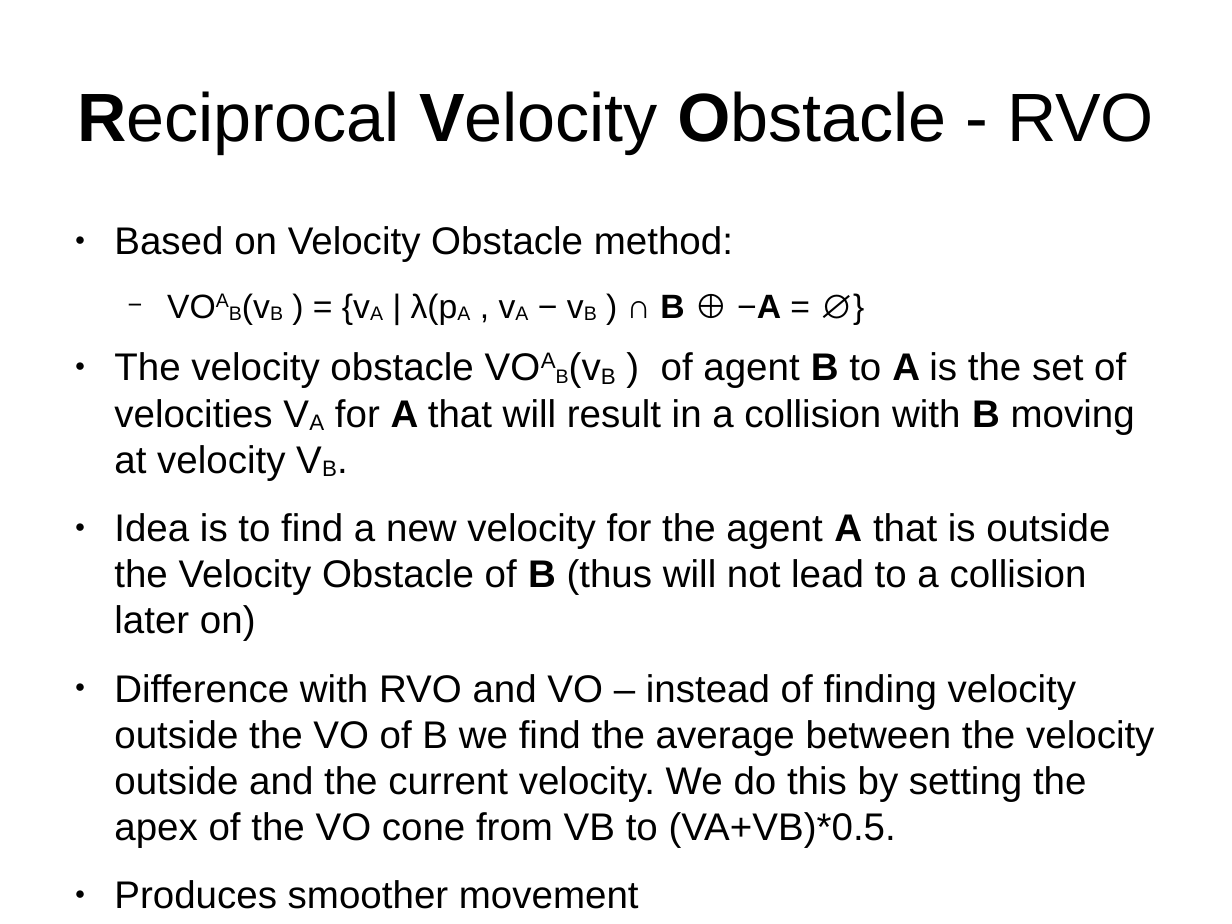
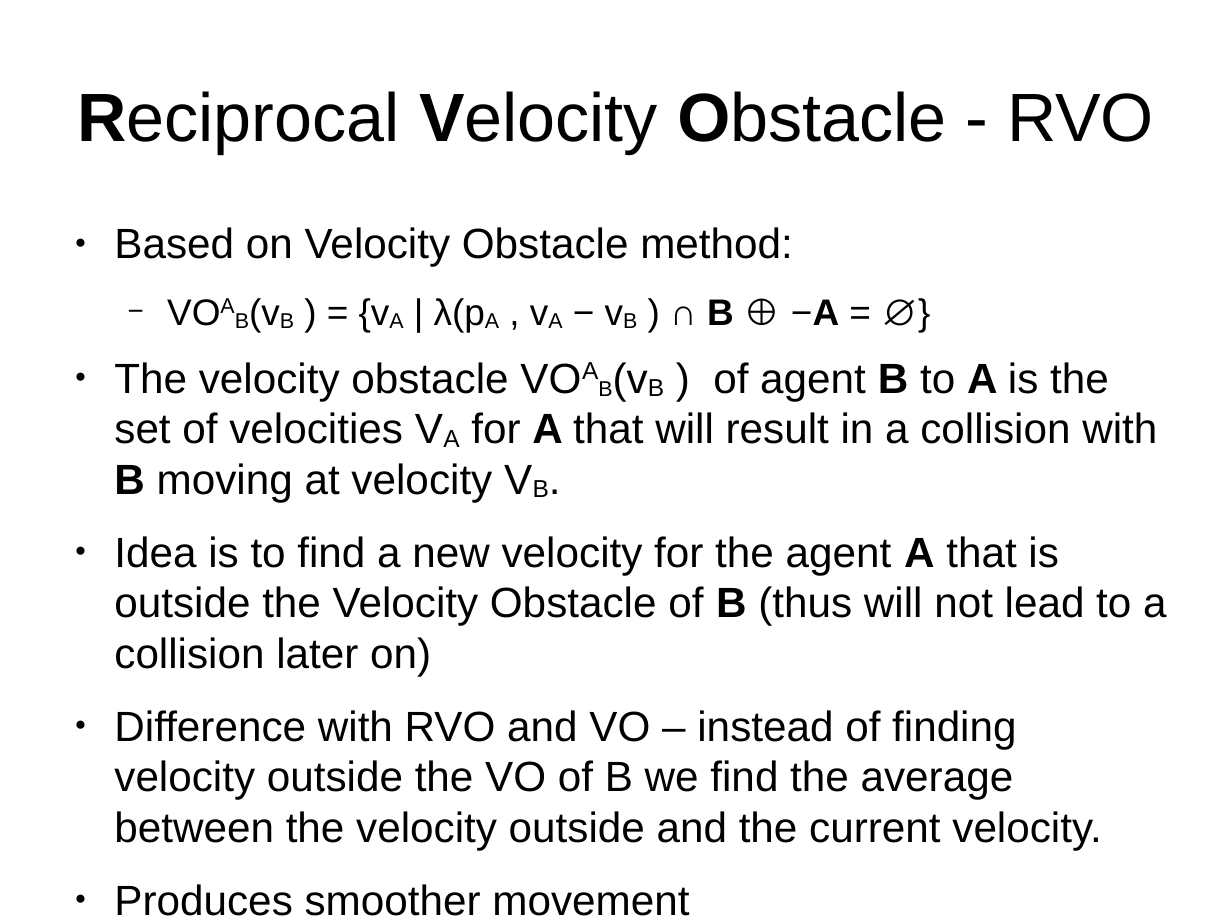
Before and after one commit to IdrisMiles/Reciprocal-Velocity-Obstacles, a slide deck: slide 4 of writeUp/initial_presentation.odp. Drawn at 1232x924 pixels with LibreOffice and Linux fonts; fonts in the diff are those of the drawing; background and template pictures are left out. Boxes give left, top, right and bottom in pixels: in the first picture for what was removed or moved away, otherwise in the second. Text is boxed around its words. In the diff, an @@ line names an element or a change of style, - is before the commit and + after.

Commit message:
finished presentation

```diff
--- a/writeUp/initial_presentation.odp
+++ b/writeUp/initial_presentation.odp
@@ text at bbox=[114, 227, 1166, 916]: size 24.8 to 27.2 pt in "Based on Velocity Obstacle method:", "The velocity obstacle VOAB(vB ) of agent ...", "Idea is to find a new velocity ...", "Produces smoother movement"; size 21.7 to 23.8 pt in "VOAB(vB ) = {vA | λ(pA , ...", "VOAB(vB" @@
@@ text at bbox=[114, 710, 1101, 850]: text changed; size 24.8 to 27.2 pt @@
-● Difference with RVO and VO – instead of finding velocity outside the VO of B we find the average between the velocity outside and the current velocity. We do this by setting the apex of the VO cone from VB to (VA+VB)*0.5.
+● Difference with RVO and VO – instead of finding velocity outside the VO of B we find the average between the velocity outside and the current velocity.
```
Also in this commit, not shown: 2 other slides changed, 10 other files.
